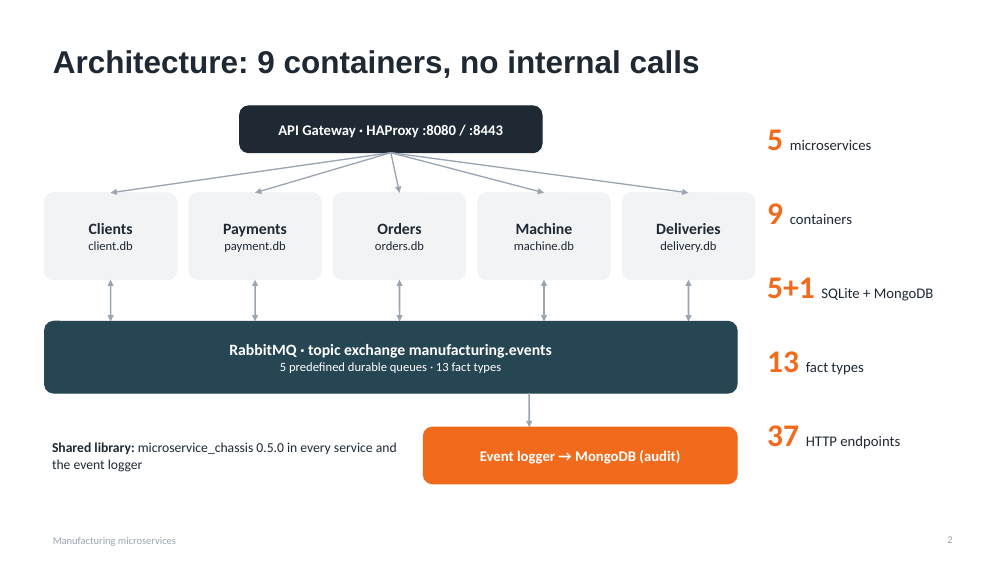
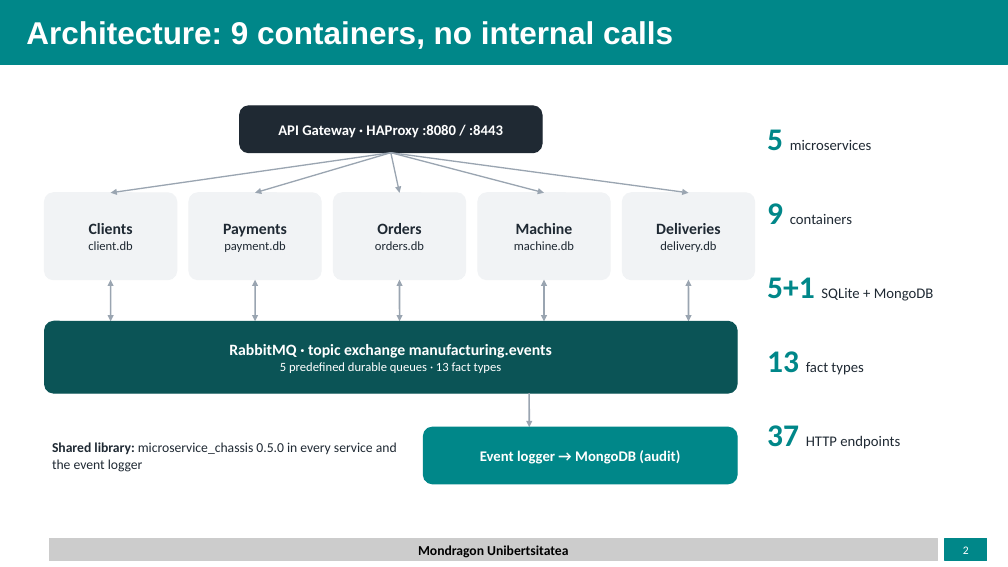
Before and after one commit to Uthereted/EjercicioMonolitico, a slide deck: slide 2 of manufacturing_microservices.pptx. Drawn at 1008x567 pixels with LibreOffice and Linux fonts; fonts in the diff are those of the drawing; background and template pictures are left out. Boxes give left, top, right and bottom in pixels: in the first picture for what was removed or moved away, otherwise in the second. Text is boxed around its words. In the diff, an @@ line names an element or a change of style, - is before the commit and + after.

```diff
--- a/manufacturing_microservices.pptx
+++ b/manufacturing_microservices.pptx
@@ rectangle added at bbox=[0, 0, 1008, 64], fill #008789, outline #008789 1 pt @@
@@ title "Architecture: 9 containers, no internal ...": place and size @@
-title "Architecture: 9 containers, no internal ..." at bbox=[53, 50, 700, 78]
+title "Architecture: 9 containers, no internal ..." at bbox=[26, 21, 673, 49]
@@ title "Architecture: 9 containers, no internal ..." at bbox=[26, 21, 673, 49]: text colour #1F2933 to #FFFFFF @@
@@ text "5 microservices" at bbox=[767, 129, 872, 151]: text colour #F26B1D to #008789 in "5" @@
@@ text "9 containers" at bbox=[767, 203, 852, 224]: text colour #F26B1D to #008789 in "9" @@
@@ text "5+1 SQLite + MongoDB" at bbox=[767, 277, 934, 301]: text colour #F26B1D to #008789 in "5+1" @@
@@ rounded rectangle at bbox=[45, 321, 737, 393]: fill #264653 to #0B5456; outline #264653 1 pt to #0B5456 1 pt @@
@@ text "13 fact types" at bbox=[767, 351, 863, 375]: text colour #F26B1D to #008789 in "13" @@
@@ text "37 HTTP endpoints" at bbox=[767, 425, 900, 449]: text colour #F26B1D to #008789 in "37" @@
@@ rounded rectangle at bbox=[423, 427, 737, 484]: fill #F26B1D to #008789; outline #F26B1D 1 pt to #008789 1 pt @@
@@ rectangle added at bbox=[49, 538, 938, 561], fill #CCCCCC, outline #CCCCCC 1 pt @@
@@ text removed at bbox=[53, 537, 176, 546] @@
-Manufacturing microservices
@@ page number: place and size @@
-page number at bbox=[947, 536, 952, 543]
+page number at bbox=[963, 546, 969, 554]
@@ page number at bbox=[963, 546, 969, 554]: size 10 to 11 pt, text colour #9AA5B1 to #FFFFFF; alignment right to centre; vertical alignment top to middle @@
@@ rectangle added at bbox=[945, 538, 987, 561], fill #008789, outline #008789 1 pt @@
@@ text added at bbox=[418, 545, 568, 558], 13 pt, text #000000, bold @@
+Mondragon Unibertsitatea
```
Also in this commit, not shown: 8 other slides changed, 2 slides added, 2 slides removed.
